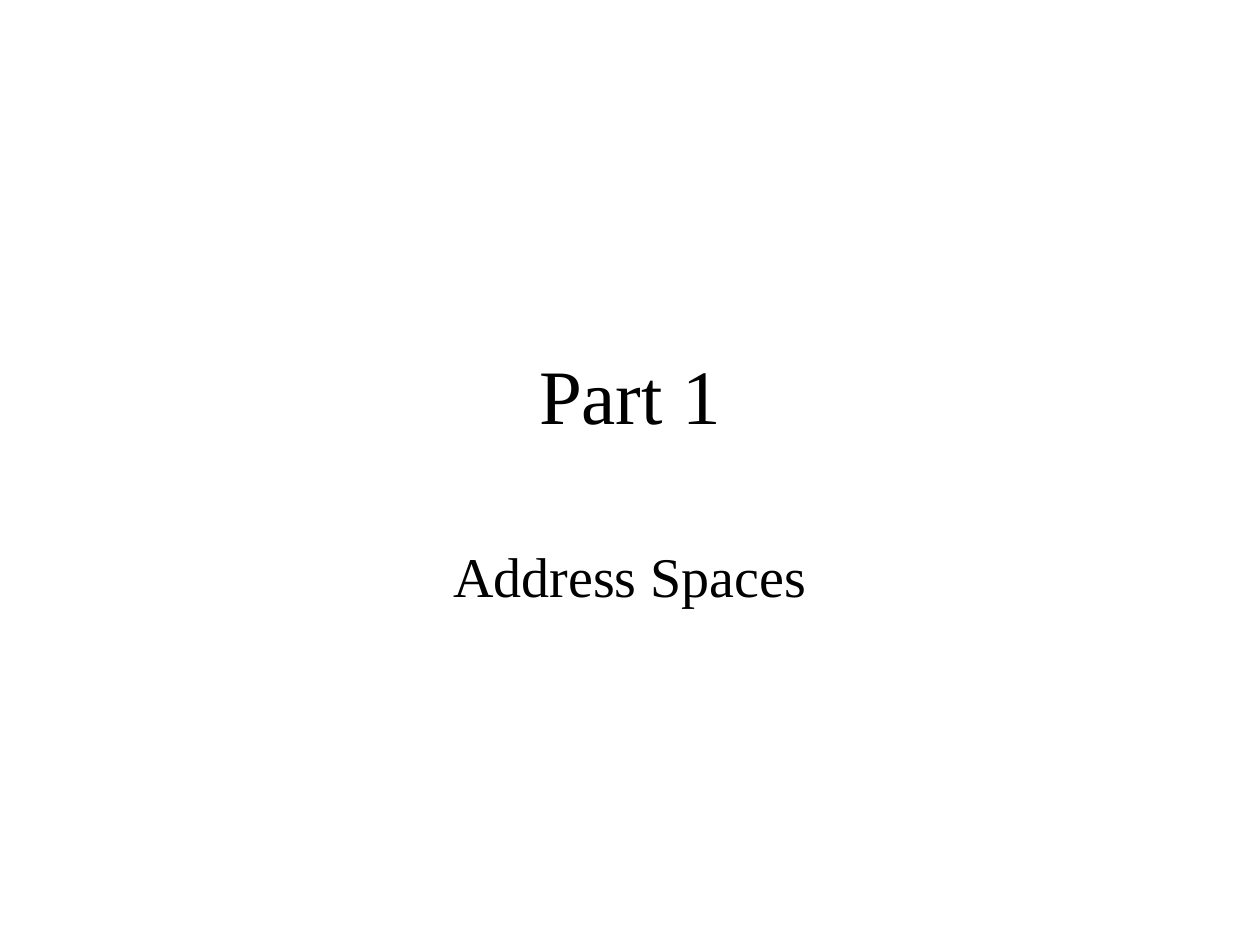
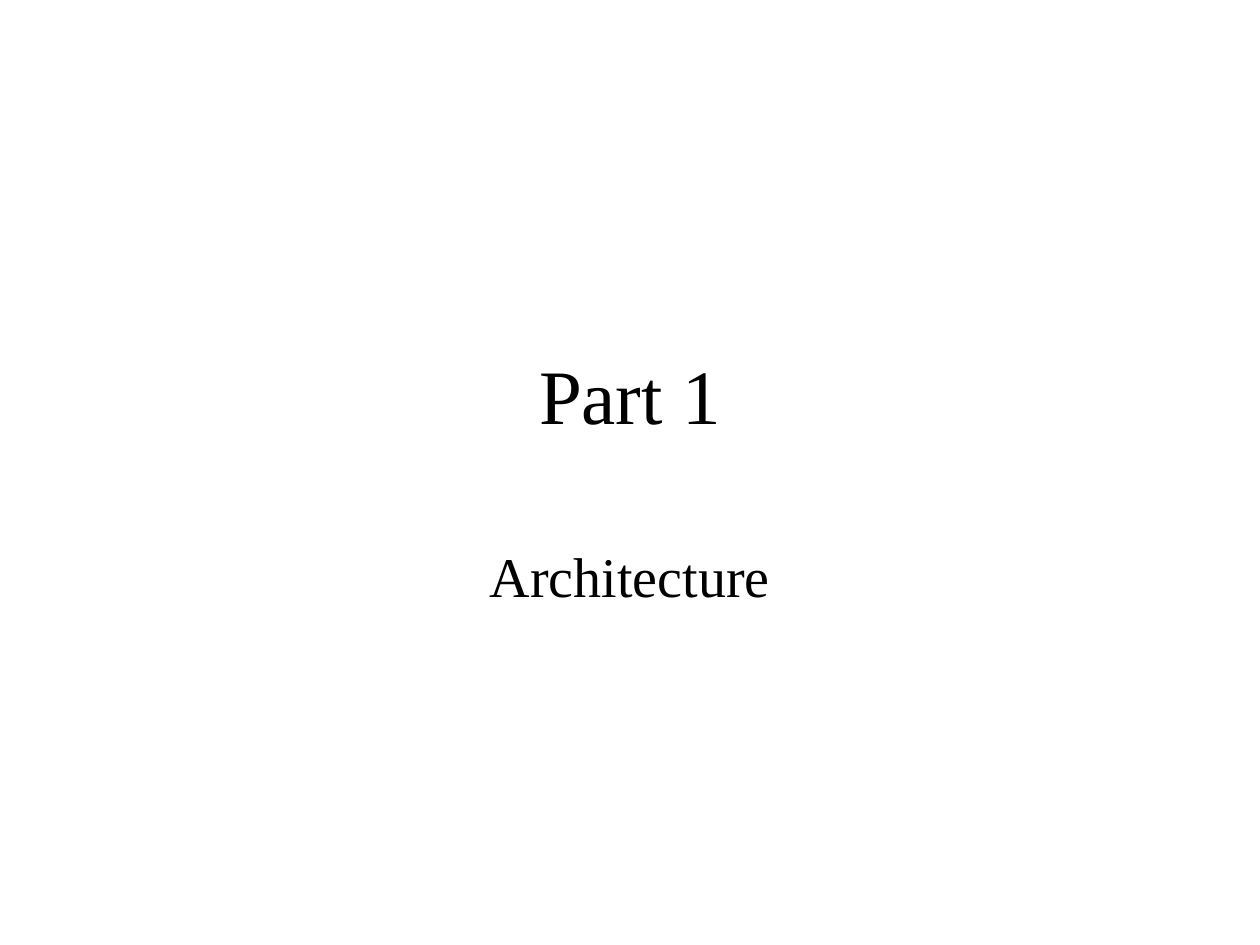
Before and after one commit to ringgaard/sanos, a slide deck: slide 7 of doc/sanostech.ppt. Drawn at 1260x945 pixels with LibreOffice and Linux fonts; fonts in the diff are those of the drawing. Boxes give left, top, right and bottom in pixels: in the first picture for what was removed or moved away, otherwise in the second. Text is boxed around its words. In the diff, an @@ line names an element or a change of style, - is before the commit and + after.

```diff
--- a/doc/sanostech.ppt
+++ b/doc/sanostech.ppt
@@ subtitle at <box>490,558,770,598</box>: text changed @@
-Address Spaces
+Architecture
```
Also in this commit, not shown: 9 other slides changed, 6 slides added, 1 other file.
